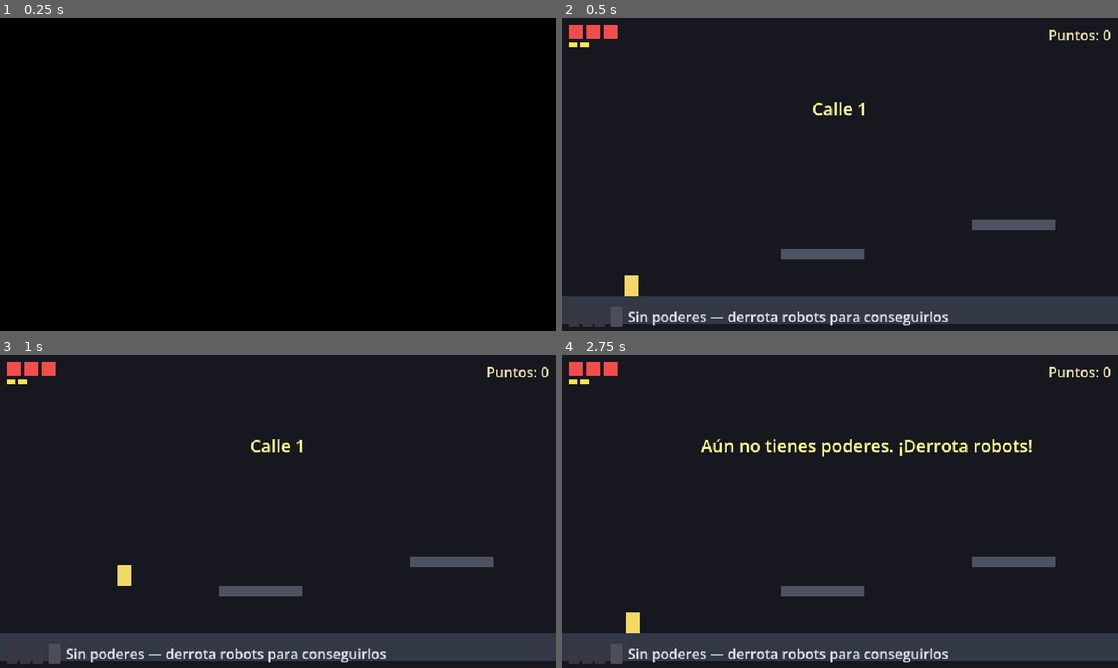
Above: before the commit, frames 1-4 (two rows, left to right).
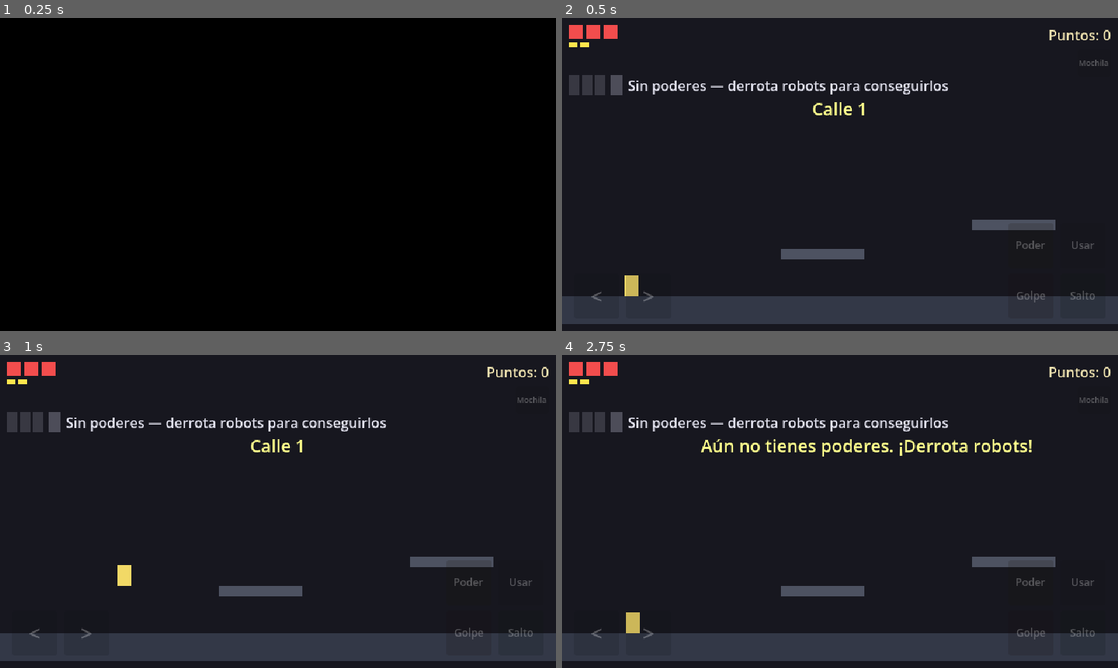
Above: after the commit, the same moments.

Repository: victor-UTR/mundos-de-poder
Game: Godot game, scene res://scenes/Boot.tscn
The game is run twice, just before and just after one commit, with the same random seed, the same clock (stepped at 60 frames per second) and the same inputs.
Inputs (mouse positions are in pixels of both pictures, inside the frame that each line leads up to):
- Up to frame 1 (0.25 s): no input
- Up to frame 2 (0.5 s): no input
- Up to frame 3 (1 s): tap Enter at 0.5 s; move the mouse to (400, 495) at 0.52 s; hold D (move_right) from 0.53 s (still down); tap J (attack) at 0.6 s; click (400, 495) at 0.67 s; tap Space (jump) at 0.77 s; tap E (interact) at 0.8 s
- Up to frame 4 (2.75 s): tap Space (jump) at 1.07 s; release D (move_right) at 1.25 s; drag from (728, 527) to (812, 574) at 1.27 s; move the mouse to (895, 442) at 2.02 s; hold A (move_left) from 2.03 s (still down); hold Space (jump) from 2.03 s (still down); tap Q (use_power) at 2.1 s; click (895, 442) at 2.17 s

Frame 1 is identical in both runs. In frame 2, 2.8% of the frame differs, in the area x 1-99%, y 13-99%; in frame 3, 2.6%; in frame 4, 2.8%.

Commit message:
feat: controles tactiles para movil y tablet
Botones en pantalla que aparecen solos si el dispositivo es tactil:
movimiento abajo a la izquierda; Salto, Golpe, Poder y Usar abajo a la
derecha; Mochila arriba a la derecha. F9 los enseña u oculta a mano.

No se usan nodos Button a proposito: Godot emula un unico raton a partir
del tactil, asi que con botones normales no se podria correr y saltar a
la vez. TouchControls lee los InputEventScreenTouch/Drag y lleva la
cuenta de que dedo mantiene que accion, de modo que varios dedos
funcionan a la vez y se puede deslizar de un boton a otro sin levantarlo.
Si dos dedos comparten accion, soltar uno no la suelta.

- Inventory pasa de _unhandled_input a consultar el estado de las
  acciones: los botones tactiles usan Input.action_press(), que cambia el
  estado pero no genera un evento que recorra el arbol, asi que desde el
  movil la mochila no se habria abierto.
- HUD.set_touch_mode() sube el indicador de poder debajo de las vidas,
  porque la franja inferior izquierda la ocupan ahora los botones.
- Los controles siguen vivos con el juego en pausa, o no se podria cerrar
  la mochila desde el movil.

SmokeTest: 126 comprobaciones. Nuevas para el tactil: cada boton apunta a
una accion existente, mide lo bastante para un dedo, responde al pulsar
en su centro, ningun par de botones se solapa, y dos dedos mantienen dos
acciones a la vez.

Diff:
--- a/scenes/ui/HUD.tscn
+++ b/scenes/ui/HUD.tscn
@@ -1,7 +1,8 @@
-[gd_scene load_steps=3 format=3 uid="uid://b0mdp1hud000"]
+[gd_scene load_steps=4 format=3 uid="uid://b0mdp1hud000"]
 
 [ext_resource type="Script" path="res://scripts/ui/HUD.gd" id="1_hud"]
 [ext_resource type="PackedScene" path="res://scenes/ui/Inventory.tscn" id="2_inv"]
+[ext_resource type="PackedScene" path="res://scenes/ui/TouchControls.tscn" id="3_touch"]
 
 [node name="HUD" type="CanvasLayer"]
 script = ExtResource("1_hud")
@@ -166,3 +167,5 @@
 theme_override_font_sizes/font_size = 20
 
 [node name="Inventory" parent="Root" instance=ExtResource("2_inv")]
+
+[node name="TouchControls" parent="Root" instance=ExtResource("3_touch")]
--- /dev/null
+++ b/scenes/ui/TouchControls.tscn
@@ -0,0 +1,151 @@
+[gd_scene load_steps=2 format=3]
+
+[ext_resource type="Script" path="res://scripts/ui/TouchControls.gd" id="1_touch"]
+
+[node name="TouchControls" type="Control"]
+process_mode = 3
+anchor_right = 1.0
+anchor_bottom = 1.0
+mouse_filter = 2
+script = ExtResource("1_touch")
+
+[node name="Left" type="Panel" parent="."]
+anchor_top = 1.0
+anchor_bottom = 1.0
+offset_left = 14.0
+offset_top = -66.0
+offset_right = 66.0
+offset_bottom = -14.0
+mouse_filter = 2
+self_modulate = Color(0.55, 0.7, 0.95, 1)
+
+[node name="Label" type="Label" parent="Left"]
+anchor_right = 1.0
+anchor_bottom = 1.0
+mouse_filter = 2
+text = "<"
+horizontal_alignment = 1
+vertical_alignment = 1
+theme_override_font_sizes/font_size = 24
+
+[node name="Right" type="Panel" parent="."]
+anchor_top = 1.0
+anchor_bottom = 1.0
+offset_left = 74.0
+offset_top = -66.0
+offset_right = 126.0
+offset_bottom = -14.0
+mouse_filter = 2
+self_modulate = Color(0.55, 0.7, 0.95, 1)
+
+[node name="Label" type="Label" parent="Right"]
+anchor_right = 1.0
+anchor_bottom = 1.0
+mouse_filter = 2
+text = ">"
+horizontal_alignment = 1
+vertical_alignment = 1
+theme_override_font_sizes/font_size = 24
+
+[node name="Jump" type="Panel" parent="."]
+anchor_left = 1.0
+anchor_top = 1.0
+anchor_right = 1.0
+anchor_bottom = 1.0
+offset_left = -66.0
+offset_top = -66.0
+offset_right = -14.0
+offset_bottom = -14.0
+mouse_filter = 2
+self_modulate = Color(0.5, 0.9, 0.6, 1)
+
+[node name="Label" type="Label" parent="Jump"]
+anchor_right = 1.0
+anchor_bottom = 1.0
+mouse_filter = 2
+text = "Salto"
+horizontal_alignment = 1
+vertical_alignment = 1
+theme_override_font_sizes/font_size = 12
+
+[node name="Attack" type="Panel" parent="."]
+anchor_left = 1.0
+anchor_top = 1.0
+anchor_right = 1.0
+anchor_bottom = 1.0
+offset_left = -126.0
+offset_top = -66.0
+offset_right = -74.0
+offset_bottom = -14.0
+mouse_filter = 2
+self_modulate = Color(0.95, 0.55, 0.5, 1)
+
+[node name="Label" type="Label" parent="Attack"]
+anchor_right = 1.0
+anchor_bottom = 1.0
+mouse_filter = 2
+text = "Golpe"
+horizontal_alignment = 1
+vertical_alignment = 1
+theme_override_font_sizes/font_size = 12
+
+[node name="Power" type="Panel" parent="."]
+anchor_left = 1.0
+anchor_top = 1.0
+anchor_right = 1.0
+anchor_bottom = 1.0
+offset_left = -126.0
+offset_top = -124.0
+offset_right = -74.0
+offset_bottom = -72.0
+mouse_filter = 2
+self_modulate = Color(0.95, 0.85, 0.4, 1)
+
+[node name="Label" type="Label" parent="Power"]
+anchor_right = 1.0
+anchor_bottom = 1.0
+mouse_filter = 2
+text = "Poder"
+horizontal_alignment = 1
+vertical_alignment = 1
+theme_override_font_sizes/font_size = 12
+
+[node name="Interact" type="Panel" parent="."]
+anchor_left = 1.0
+anchor_top = 1.0
+anchor_right = 1.0
+anchor_bottom = 1.0
+offset_left = -66.0
+offset_top = -124.0
+offset_right = -14.0
+offset_bottom = -72.0
+mouse_filter = 2
+self_modulate = Color(0.7, 0.65, 0.95, 1)
+
+[node name="Label" type="Label" parent="Interact"]
+anchor_right = 1.0
+anchor_bottom = 1.0
+mouse_filter = 2
+text = "Usar"
+horizontal_alignment = 1
+vertical_alignment = 1
+theme_override_font_sizes/font_size = 12
+
+[node name="Inventory" type="Panel" parent="."]
+anchor_left = 1.0
+anchor_right = 1.0
+offset_left = -46.0
+offset_top = 36.0
+offset_right = -8.0
+offset_bottom = 68.0
+mouse_filter = 2
+self_modulate = Color(0.8, 0.8, 0.85, 1)
+
+[node name="Label" type="Label" parent="Inventory"]
+anchor_right = 1.0
+anchor_bottom = 1.0
+mouse_filter = 2
+text = "Mochila"
+horizontal_alignment = 1
+vertical_alignment = 1
+theme_override_font_sizes/font_size = 9
--- a/scripts/ui/HUD.gd
+++ b/scripts/ui/HUD.gd
@@ -117,6 +117,23 @@
 	_toast(msg)
 
 
+## Con los controles táctiles en pantalla, la franja inferior izquierda la
+## ocupan los botones de movimiento, así que el indicador de poder se sube
+## debajo de las vidas.
+func set_touch_mode(on: bool) -> void:
+	var bottom_left: Control = $Root/BottomLeft
+	if on:
+		bottom_left.anchor_top = 0.0
+		bottom_left.anchor_bottom = 0.0
+		bottom_left.offset_top = 66.0
+		bottom_left.offset_bottom = 86.0
+	else:
+		bottom_left.anchor_top = 1.0
+		bottom_left.anchor_bottom = 1.0
+		bottom_left.offset_top = -28.0
+		bottom_left.offset_bottom = -8.0
+
+
 func _toast(msg: String) -> void:
 	# Ahora los avisos son mucho más frecuentes, así que hay que cancelar el
 	# anterior: si no, dos tweens sobre el mismo Label se pisan y el texto
--- a/scripts/ui/Inventory.gd
+++ b/scripts/ui/Inventory.gd
@@ -20,23 +20,24 @@
 	process_mode = Node.PROCESS_MODE_ALWAYS
 
 
-func _unhandled_input(event: InputEvent) -> void:
-	if event.is_action_pressed("inventory"):
+## Se consulta el estado de las acciones en vez de escuchar eventos: los
+## botones táctiles usan Input.action_press(), que cambia el estado pero no
+## genera un InputEvent que recorra el árbol, así que con _unhandled_input
+## la mochila no se abriría desde el móvil.
+func _process(_delta: float) -> void:
+	if Input.is_action_just_pressed("inventory"):
 		toggle()
-		get_viewport().set_input_as_handled()
 		return
 	if not is_open:
 		return
-	if event.is_action_pressed("ui_cancel"):
+	if Input.is_action_just_pressed("ui_cancel"):
 		close()
-		get_viewport().set_input_as_handled()
 		return
-	# Cambiar de poder desde la mochila. El Player está pausado, así que no
-	# puede atender él estas teclas.
+	# Cambiar de poder desde la mochila. El juego está pausado, así que el
+	# Player no puede atender él estas teclas.
 	for slot in 3:
-		if event.is_action_pressed("power_%d" % (slot + 1)):
+		if Input.is_action_just_pressed("power_%d" % (slot + 1)):
 			_select(slot)
-			get_viewport().set_input_as_handled()
 			return
 
 
--- /dev/null
+++ b/scripts/ui/TouchControls.gd
@@ -0,0 +1,123 @@
+extends Control
+## Controles en pantalla para móvil y tablet.
+##
+## No usa nodos Button a propósito: Godot emula un único ratón a partir del
+## táctil, así que con botones normales no se podría correr y saltar a la
+## vez. Aquí se leen los eventos de dedo (InputEventScreenTouch/Drag) y se
+## lleva la cuenta de qué dedo está sobre qué botón, de modo que varios
+## dedos funcionan a la vez y se puede deslizar de ◀ a ▶ sin levantarlo.
+
+## Botón (nombre del nodo hijo) -> acción del InputMap que dispara.
+const BUTTON_ACTIONS := {
+	"Left": "move_left",
+	"Right": "move_right",
+	"Jump": "jump",
+	"Attack": "attack",
+	"Power": "use_power",
+	"Interact": "interact",
+	"Inventory": "inventory",
+}
+
+const IDLE_ALPHA := 0.28
+const HELD_ALPHA := 0.60
+
+## Dedo (índice de toque) -> acción que está manteniendo pulsada.
+var _finger_action: Dictionary = {}
+
+
+func _ready() -> void:
+	# Deben seguir vivos con el juego pausado, o no se podría cerrar la
+	# mochila desde el móvil.
+	process_mode = Node.PROCESS_MODE_ALWAYS
+	mouse_filter = Control.MOUSE_FILTER_IGNORE
+	for node_name in BUTTON_ACTIONS:
+		var b := get_node_or_null(node_name)
+		if b:
+			b.mouse_filter = Control.MOUSE_FILTER_IGNORE
+			b.modulate.a = IDLE_ALPHA
+	set_controls_visible(DisplayServer.is_touchscreen_available())
+
+
+## Muestra u oculta los controles y avisa al HUD para que recoloque lo que
+## quede debajo de los botones.
+func set_controls_visible(on: bool) -> void:
+	visible = on
+	if not on:
+		_release_all()
+	var hud := get_parent()
+	while hud and not hud.has_method("set_touch_mode"):
+		hud = hud.get_parent()
+	if hud:
+		hud.set_touch_mode(on)
+
+
+func _unhandled_key_input(event: InputEvent) -> void:
+	# F9 los enseña u oculta a mano: sirve para ajustarlos en escritorio sin
+	# exportar a web, y para quitarlos de en medio en un portátil táctil,
+	# donde la detección automática los sacaría sin hacer falta.
+	if event is InputEventKey and event.pressed and not event.echo \
+			and event.keycode == KEY_F9:
+		set_controls_visible(not visible)
+
+
+func _input(event: InputEvent) -> void:
+	if not visible:
+		return
+
+	if event is InputEventScreenTouch:
+		if event.pressed:
+			_press(event.index, _action_at(event.position))
+		else:
+			_release(event.index)
+	elif event is InputEventScreenDrag:
+		# Al arrastrar, el dedo puede pasar de un botón a otro.
+		var current: String = _finger_action.get(event.index, "")
+		var target := _action_at(event.position)
+		if target != current:
+			_release(event.index)
+			_press(event.index, target)
+
+
+func _press(finger: int, action: String) -> void:
+	if action == "":
+		return
+	_finger_action[finger] = action
+	Input.action_press(action)
+	_set_button_held(action, true)
+
+
+func _release(finger: int) -> void:
+	if not _finger_action.has(finger):
+		return
+	var action: String = _finger_action[finger]
+	_finger_action.erase(finger)
+	# Si otro dedo mantiene la misma acción, no se suelta.
+	if action not in _finger_action.values():
+		Input.action_release(action)
+		_set_button_held(action, false)
+
+
+func _release_all() -> void:
+	for finger in _finger_action.keys():
+		var action: String = _finger_action[finger]
+		Input.action_release(action)
+		_set_button_held(action, false)
+	_finger_action.clear()
+
+
+## Devuelve la acción del botón que hay bajo un punto, o "" si no hay ninguno.
+func _action_at(pos: Vector2) -> String:
+	for node_name in BUTTON_ACTIONS:
+		var b := get_node_or_null(node_name)
+		if b and b.get_global_rect().has_point(pos):
+			return BUTTON_ACTIONS[node_name]
+	return ""
+
+
+func _set_button_held(action: String, held: bool) -> void:
+	for node_name in BUTTON_ACTIONS:
+		if BUTTON_ACTIONS[node_name] != action:
+			continue
+		var b := get_node_or_null(node_name)
+		if b:
+			b.modulate.a = HELD_ALPHA if held else IDLE_ALPHA
--- a/tests/SmokeTest.gd
+++ b/tests/SmokeTest.gd
@@ -61,6 +61,9 @@
 
 	# 4) La vista de mochila lista los 3 poderes y pausa el juego.
 	await _check_inventory()
+
+	# 4b) Los controles táctiles: geometría y multitáctil.
+	await _check_touch_controls()
 
 	# 5) El puzzle final se puede resolver (y sólo usando los poderes).
 	await _check_puzzle()
@@ -216,6 +219,73 @@
 	screen.queue_free()
 
 
+## Los botones en pantalla deben apuntar a acciones que existen, no pisarse
+## unos a otros y admitir varios dedos a la vez (moverse y saltar).
+func _check_touch_controls() -> void:
+	var packed: PackedScene = load("res://scenes/levels/Screen1.tscn")
+	LevelManager.pending_spawn = "start"
+	var screen: Node = packed.instantiate()
+	add_child(screen)
+	await get_tree().process_frame
+
+	var tc := screen.get_node_or_null("HUD/Root/TouchControls")
+	if tc == null:
+		_fail("El HUD no incluye los controles táctiles")
+		remove_child(screen)
+		screen.queue_free()
+		return
+
+	# En el runner no hay pantalla táctil, así que se fuerzan para poder
+	# medir la geometría real de los botones.
+	tc.set_controls_visible(true)
+	await get_tree().process_frame
+	await get_tree().process_frame
+	_ok(tc.visible, "Los controles táctiles no se muestran al activarlos")
+
+	# a) Cada botón existe, apunta a una acción real y cae dentro de la
+	#    pantalla; y pulsando en su centro se detecta ese botón.
+	var rects := {}
+	for node_name in tc.BUTTON_ACTIONS:
+		var action: String = tc.BUTTON_ACTIONS[node_name]
+		_ok(InputMap.has_action(action),
+			"El botón táctil '%s' usa la acción '%s', que no existe" % [node_name, action])
+		var b = tc.get_node_or_null(node_name)
+		if b == null:
+			_fail("Falta el botón táctil '%s'" % node_name)
+			continue
+		var r: Rect2 = b.get_global_rect()
+		rects[node_name] = r
+		_ok(r.size.x > 24 and r.size.y > 24,
+			"El botón '%s' mide %s: demasiado pequeño para un dedo" % [node_name, r.size])
+		_ok(tc._action_at(r.get_center()) == action,
+			"Pulsar en el centro de '%s' no dispara '%s'" % [node_name, action])
+
+	# b) Ningún botón puede solaparse con otro.
+	var names: Array = rects.keys()
+	for i in names.size():
+		for j in range(i + 1, names.size()):
+			var a: Rect2 = rects[names[i]]
+			var b2: Rect2 = rects[names[j]]
+			_ok(not a.intersects(b2),
+				"Los botones '%s' y '%s' se solapan" % [names[i], names[j]])
+
+	# c) Multitáctil: dos dedos deben poder mantener dos acciones a la vez.
+	tc._press(0, "move_right")
+	tc._press(1, "jump")
+	_ok(Input.is_action_pressed("move_right") and Input.is_action_pressed("jump"),
+		"Dos dedos no mantienen dos acciones a la vez (no se podría correr y saltar)")
+	tc._release(0)
+	_ok(not Input.is_action_pressed("move_right"),
+		"Levantar el dedo no suelta la acción de movimiento")
+	_ok(Input.is_action_pressed("jump"),
+		"Levantar un dedo soltó la acción del otro")
+	tc._release_all()
+	_ok(not Input.is_action_pressed("jump"), "_release_all no soltó todas las acciones")
+
+	remove_child(screen)
+	screen.queue_free()
+
+
 ## Monta el Empire State y comprueba que cada servidor exige de verdad que
 ## se use su poder: primero intenta apagarlo sin usarlo (debe negarse) y
 ## después cumpliendo la condición (debe apagarse).
Not shown, added: scripts/ui/TouchControls.gd.uid
Not shown, changed: README.md
